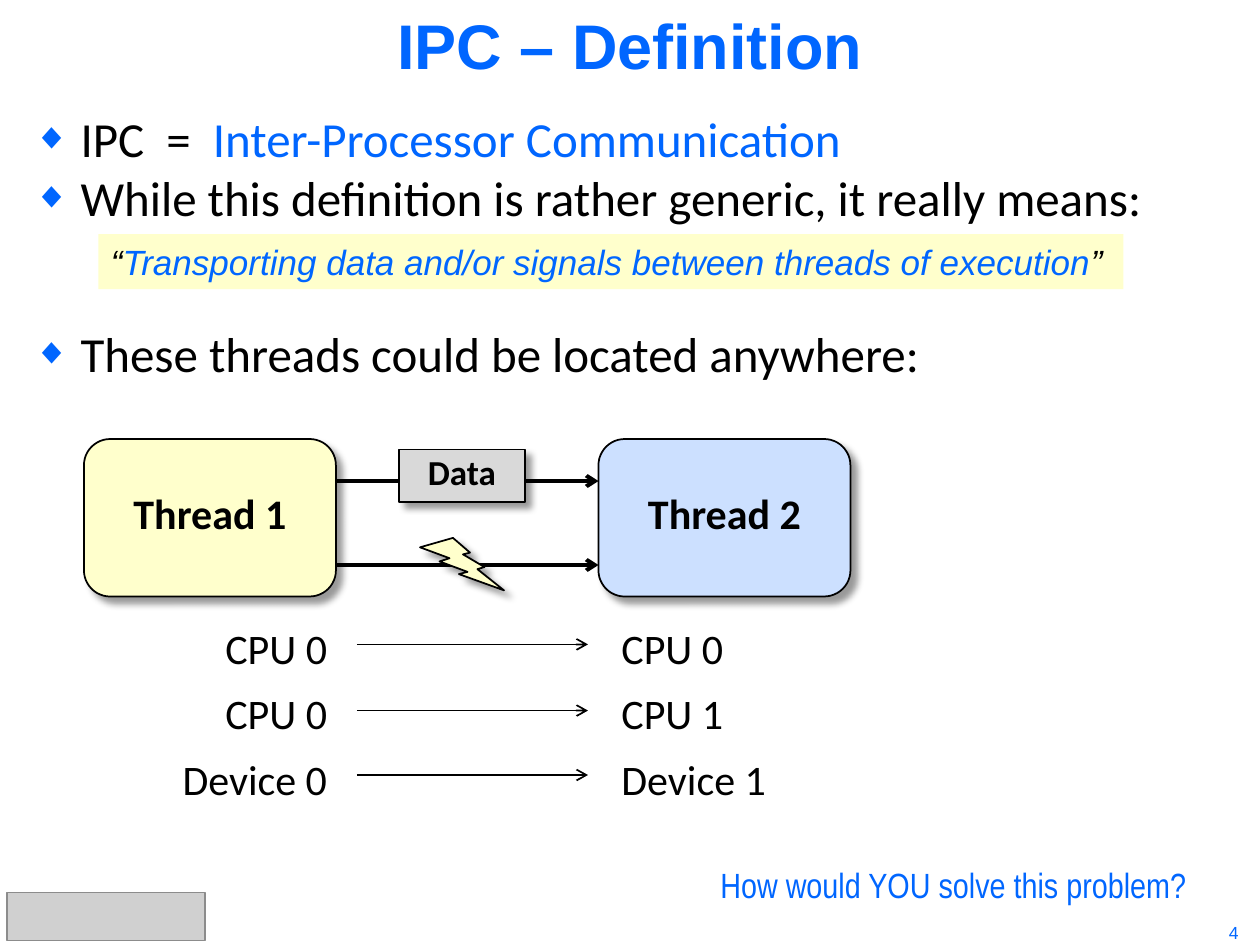
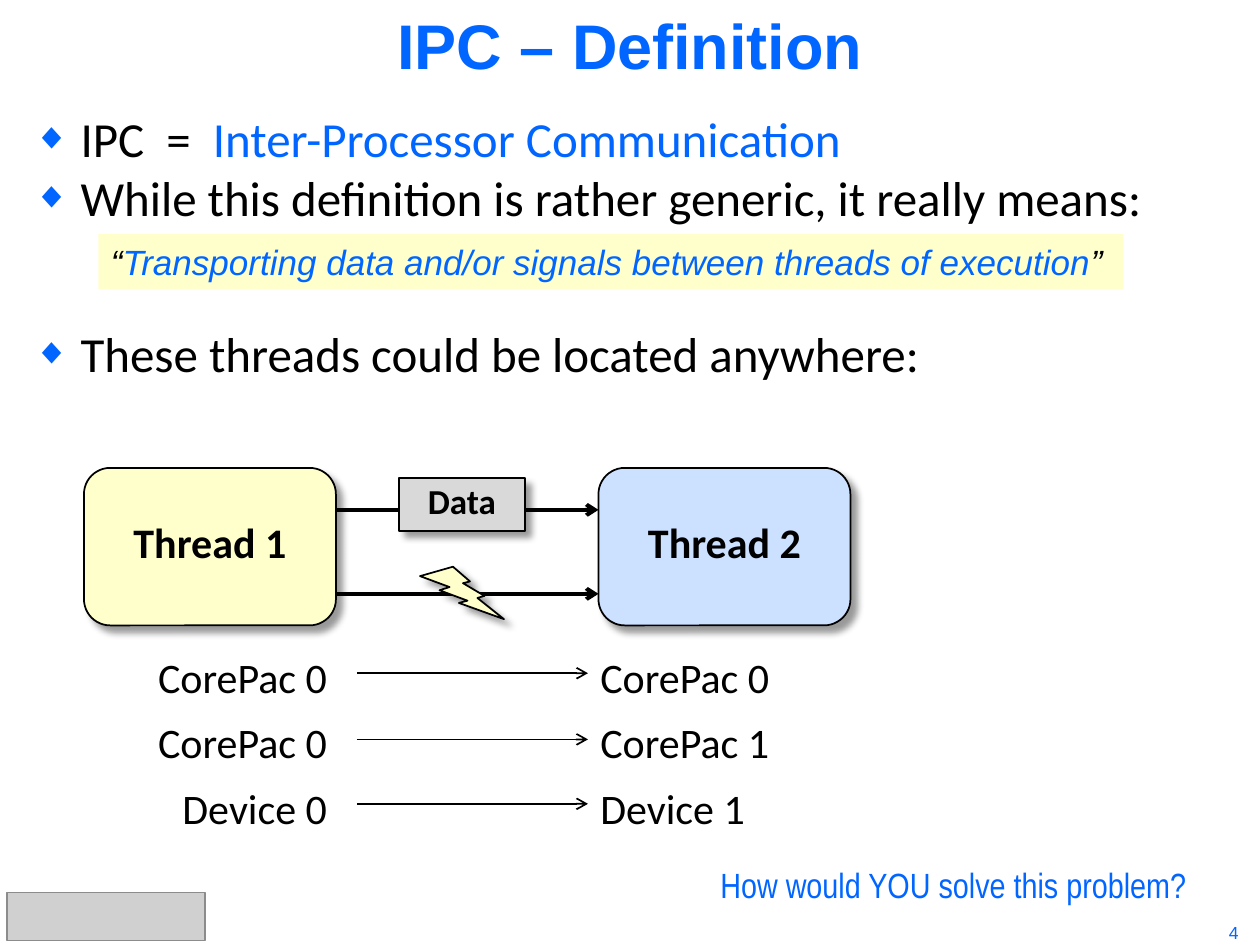
Before and after one commit to hari1989/keystone-workshop, a slide deck: slide 4 of preliminary/KeyStone Intro to IPC.pptx. Drawn at 1260x945 pixels with LibreOffice and Linux fonts; fonts in the diff are those of the drawing; grey boxes stand for pictures. Boxes give left, top, right and bottom in pixels: in the first picture for what was removed or moved away, otherwise in the second. Text is boxed around its words. In the diff, an @@ line names an element or a change of style, - is before the commit and + after.

```diff
--- a/preliminary/KeyStone Intro to IPC.pptx
+++ b/preliminary/KeyStone Intro to IPC.pptx
@@ text "CorePac 0": place and size @@
-text "CorePac 0" at [183, 636, 327, 796]
+text "CorePac 0" at [158, 665, 327, 825]
@@ text "CorePac 0": place and size @@
-text "CorePac 0" at [621, 636, 766, 796]
+text "CorePac 0" at [600, 665, 769, 825]
@@ text at [158, 665, 327, 759]: text changed @@
-CPU 0
-CPU 0
+CorePac 0
+CorePac 0
@@ text at [600, 665, 769, 759]: text changed @@
-CPU 0
-CPU 1
+CorePac 0
+CorePac 1
@@ 5 arrows, 2 rounded rectangles, 1 rectangle, 1 lightning bolt: place and size @@
-5 arrows, 2 rounded rectangles, 1 rectangle, 1 lightning bolt at [84, 438, 850, 775]
+5 arrows, 2 rounded rectangles, 1 rectangle, 1 lightning bolt at [84, 467, 850, 804]
```
Also in this commit, not shown: 17 other slides changed.
